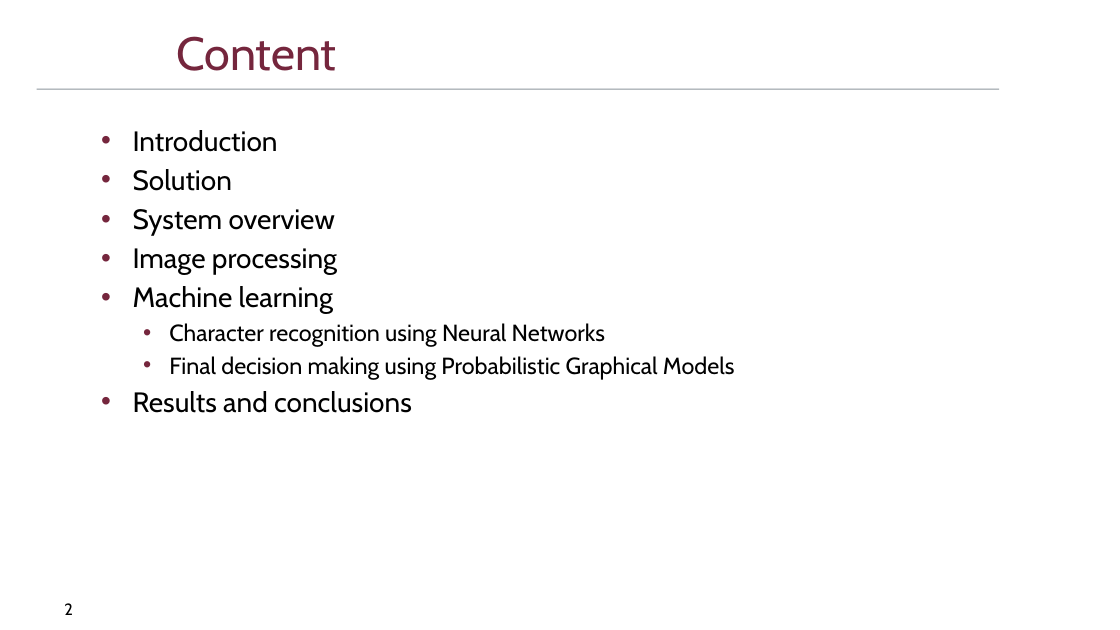
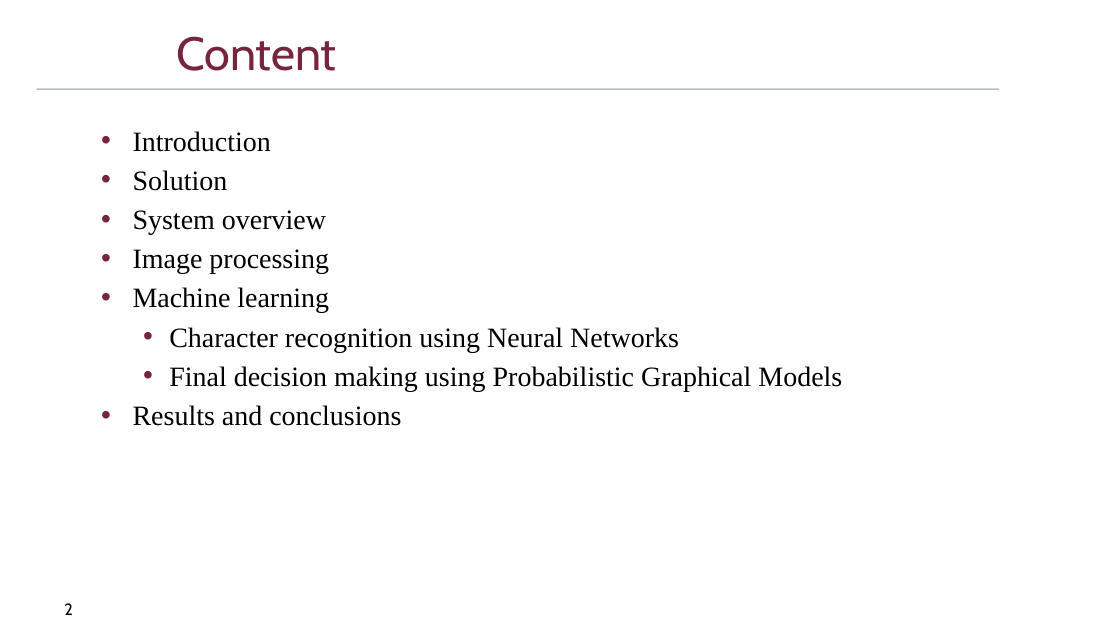
Before and after one commit to DriesSmit/SkripsieReport, a slide deck: slide 2 of OralExamination/SkripsieOral_APSmit.pptx. Drawn at 1120x630 pixels with LibreOffice and Linux fonts; fonts in the diff are those of the drawing; background and template pictures are left out. Boxes give left, top, right and bottom in pixels: in the first picture for what was removed or moved away, otherwise in the second. Text is boxed around its words. In the diff, an @@ line names an element or a change of style, - is before the commit and + after.

```diff
--- a/OralExamination/SkripsieOral_APSmit.pptx
+++ b/OralExamination/SkripsieOral_APSmit.pptx
@@ text "Introduction" at box(133, 131, 842, 426): font Cabin to Times New Roman; size 20 to 24 pt in "Character recognition using Neural Networks", "Final decision making using Probabilistic Graphical Models" @@
```
Also in this commit, not shown: 6 other slides changed, 2 slides added, 1 slide removed.
